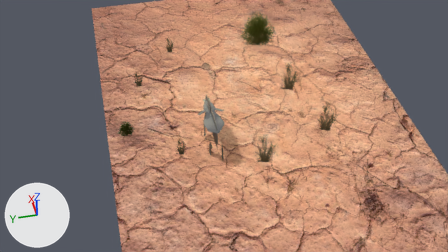
The Blender file skeleton_planes.blend: old version first, new version second.
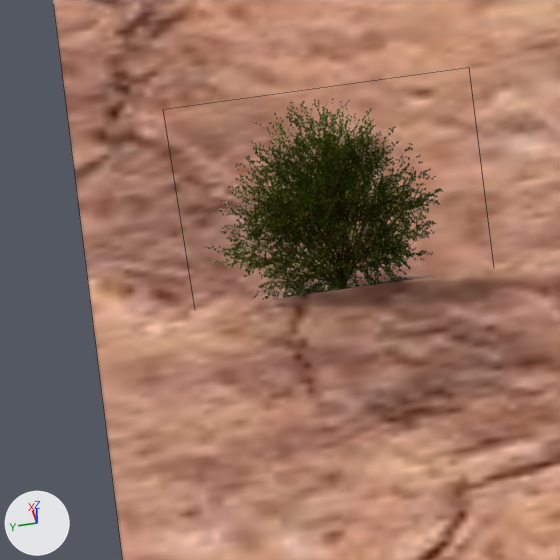
The first picture shows the older version from the file's camera 'Camera'. The close-ups show both versions on the part from 22% to 32% of the width and 45% to 62% of the height of that picture; other places that the commit changed are outside them. Arrows for +X, +Y and +Z are at lower left; the lights stay in place. The close-ups show mesh edges as thin lines.

The first close-up shows 'desert plant.001', 'view from above desert'.
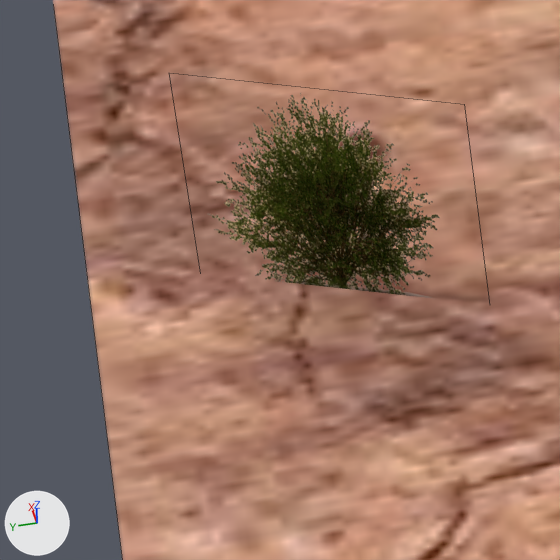
The edits, one by one:
Object 'desert plant.001' (ob_desert_plant_001) turns from (90, 0, -91) to (90, 0, -111) degrees about x, y and z.

What differs and where, as boxes [x1, y1, x2, y2] in the close-ups (560 x 560 px):
'desert plant.001', turned: before [202, 98, 443, 300]; after [207, 93, 440, 299]
